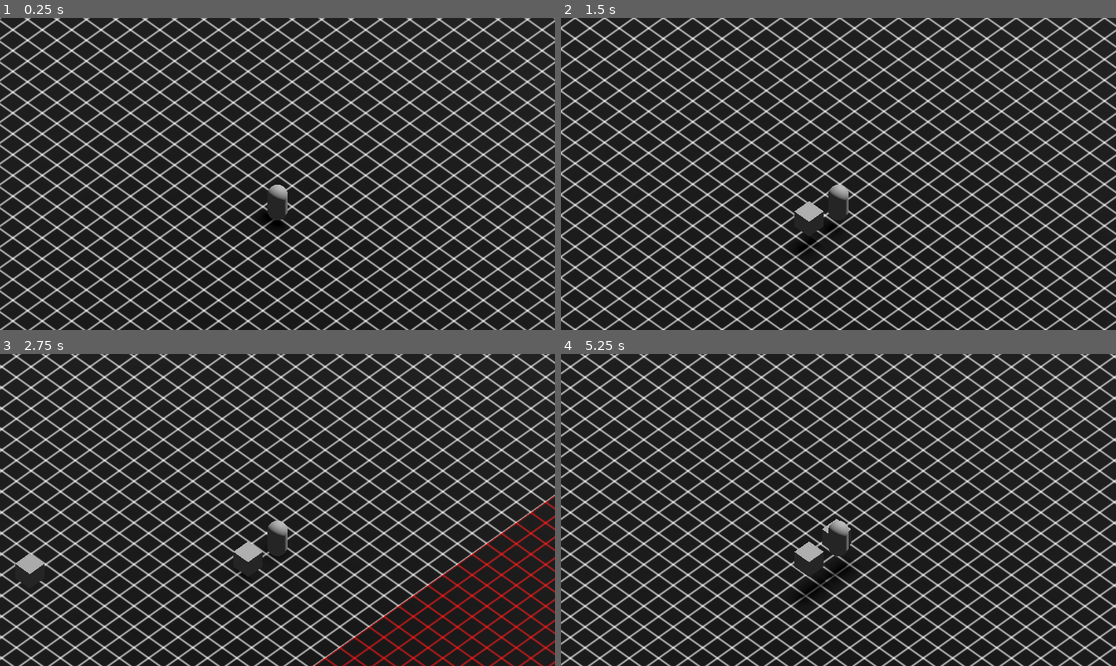
Above: before the commit, frames 1-4 (two rows, left to right).
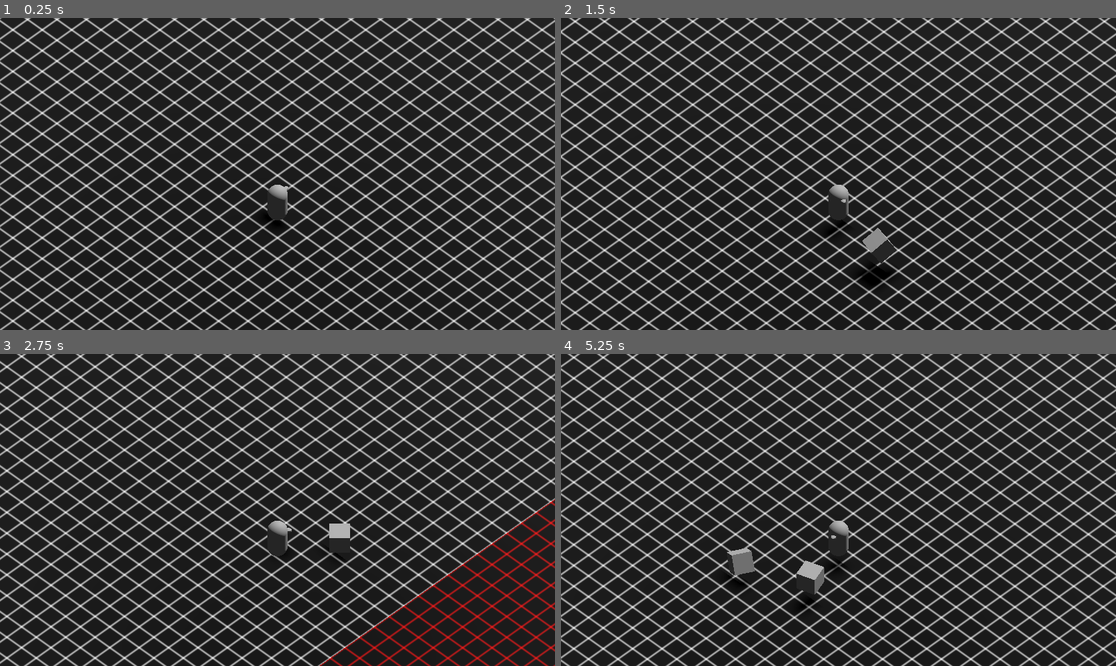
Above: after the commit, the same moments.

Repository: Sprotex/ludum-dare-53
Game: Godot game, scene res://blocks/main_level.tscn
Two runs of this game, one before a commit and one after it. Both use one fixed random seed, a clock stepped at 60 frames per second and the inputs below.
Inputs:
- Up to frame 1 (0.25 s): no input
- Up to frame 2 (1.5 s): tap Enter at 0.5 s; hold D (move_right) 0.53-1.28 s; tap E (box_action) at 0.6, 1.35 s; tap Space (jump) at 0.77 s; hold S (move_down) from 1.28 s (still down)
- Up to frame 3 (2.75 s): tap Space (jump) at 1.52 s; release S (move_down) at 2.03 s; hold D (move_right) from 2.03 s (still down); tap E (box_action) at 2.1 s
- Up to frame 4 (5.25 s): release D (move_right) at 2.78 s; hold W (move_up) 2.78-3.53 s; tap E (box_action) every 0.75 s from 2.85 to 5.1 s; tap Space (jump) at 3.02, 3.77, 4.52 s; hold A (move_left) 3.53-5.03 s; hold S (move_down) from 5.03 s (still down)

The runs differ from the first frame. In frame 1, less than 0.1% of the frame differs, in the area x 51-52%, y 53-56%; in frame 2, 48%; in frame 3, 48%; in frame 4, 48%, in the area x 0-100%, y 0-100%.

Commit message:
align player and carried box to movement
add level camera and rig
add box throwing v1
refactor move input into separate class
add placeholder mesh nose to see orientation
add static random class

Diff:
--- a/blocks/level.gd
+++ b/blocks/level.gd
@@ -2,6 +2,7 @@
 
 @export var player: CharacterBody3D
 @export var boxes: Node3D
+@export var camera: Camera3D
 
 func _on_tree_entered():
 	LevelReference.level = self
--- a/blocks/main_level.tscn
+++ b/blocks/main_level.tscn
@@ -10,10 +10,11 @@
 
 [sub_resource type="WorldBoundaryShape3D" id="WorldBoundaryShape3D_xpx8o"]
 
-[node name="MainLevel" type="Node3D" node_paths=PackedStringArray("player", "boxes")]
+[node name="MainLevel" type="Node3D" node_paths=PackedStringArray("player", "boxes", "camera")]
 script = ExtResource("1_f3xqy")
 player = NodePath("Player")
 boxes = NodePath("Boxes")
+camera = NodePath("CameraRig/Camera3D")
 
 [node name="Static" type="Node3D" parent="."]
 
@@ -69,4 +70,19 @@
 
 [node name="Player" parent="." instance=ExtResource("7_vq8vl")]
 
+[node name="RemoteTransform3D" type="RemoteTransform3D" parent="Player"]
+remote_path = NodePath("../../CameraRig")
+update_rotation = false
+
+[node name="CameraRig" type="Node3D" parent="."]
+transform = Transform3D(1, 0, 0, 0, 1, 0, 0, 0, 1, 0, 1, 0)
+
+[node name="Camera3D" type="Camera3D" parent="CameraRig"]
+transform = Transform3D(0.707107, -0.5, 0.5, 0, 0.707107, 0.707107, -0.707107, -0.5, 0.5, 5, 9, 5)
+doppler_tracking = 1
+projection = 1
+current = true
+fov = 37.8493
+size = 15.0
+
 [connection signal="tree_entered" from="." to="." method="_on_tree_entered"]
--- a/blocks/player/BoxThrower.gd
+++ b/blocks/player/BoxThrower.gd
@@ -1,6 +1,10 @@
 extends Node
 
 @export var box_weilder: BoxWeilder
+@export var throw_power = 5.0
+@export var throw_spin_power = 5.0
+
+@onready var randomizer = RandomNumberGenerator.new()
 
 func throw_box() -> void:
 	var box = box_weilder.get_and_reset_box()
@@ -9,6 +13,8 @@
 	box.get_parent().remove_child(box)
 	LevelReference.level.boxes.add_child(box)
 	box.global_position = box_global_position
+	box.linear_velocity += box_weilder.transform.basis.z * throw_power
+	box.angular_velocity += Random.vector(randomizer) * throw_spin_power
 
 func _process(delta: float) -> void:
 	if not Input.is_action_just_pressed("box_action"):
--- /dev/null
+++ b/blocks/player/MoveInput.gd
@@ -0,0 +1,14 @@
+extends Node
+
+class_name MoveInput
+
+var direction
+var camera_transformed_direction
+
+
+func _process(_delta: float) -> void:
+	direction = Input.get_vector("move_left", "move_right", "move_up", "move_down")
+	var camera = LevelReference.level.camera
+	var right_direction = camera.transform.basis.x
+	var forward_direction = right_direction.cross(Vector3.UP)
+	camera_transformed_direction = direction.x * right_direction + forward_direction * direction.y
--- /dev/null
+++ b/blocks/player/RotationAligner.gd
@@ -0,0 +1,18 @@
+extends Node
+
+@export var move_input: MoveInput
+@export var alignment_speed = 10.0
+@export var body: CharacterBody3D
+
+func _physics_process(delta: float) -> void:
+	var input_direction = move_input.camera_transformed_direction
+	if input_direction == null:
+		return
+	if input_direction.length_squared() <= 0.1:
+		return
+
+	var body_direction = -body.transform.basis.z
+	var angle = body_direction.signed_angle_to(input_direction, Vector3.UP)
+	if abs(angle) > alignment_speed:
+		angle = sign(angle) * alignment_speed
+	body.rotate_y(angle)
--- a/blocks/player/player.tscn
+++ b/blocks/player/player.tscn
@@ -1,7 +1,9 @@
-[gd_scene load_steps=9 format=3 uid="uid://p75r86l51kxp"]
+[gd_scene load_steps=11 format=3 uid="uid://p75r86l51kxp"]
 
+[ext_resource type="Script" path="res://blocks/player/MoveInput.gd" id="1_fancb"]
 [ext_resource type="Script" path="res://blocks/player/walking.gd" id="1_rb7po"]
 [ext_resource type="Script" path="res://blocks/player/BoxWeilder.gd" id="2_nvbw7"]
+[ext_resource type="Script" path="res://blocks/player/RotationAligner.gd" id="3_bksdm"]
 [ext_resource type="Script" path="res://blocks/player/BoxSceneHolder.gd" id="3_rn3dv"]
 [ext_resource type="PackedScene" uid="uid://kjih6718j3jp" path="res://blocks/box/box.tscn" id="4_dpmvk"]
 [ext_resource type="Script" path="res://blocks/player/BoxCreator.gd" id="5_dmfag"]
@@ -14,13 +16,6 @@
 [node name="Player" type="CharacterBody3D"]
 transform = Transform3D(1, 0, 0, 0, 1, 0, 0, 0, 1, 0, 1, 0)
 
-[node name="Camera3D" type="Camera3D" parent="."]
-transform = Transform3D(0.707107, -0.5, 0.5, 0, 0.707107, 0.707107, -0.707107, -0.5, 0.5, 5, 9, 5)
-doppler_tracking = 1
-projection = 1
-fov = 37.8493
-size = 15.0
-
 [node name="CollisionShape3D" type="CollisionShape3D" parent="."]
 shape = SubResource("CapsuleShape3D_6vbtk")
 
@@ -28,16 +23,30 @@
 mesh = SubResource("CapsuleMesh_hsq3r")
 skeleton = NodePath("../..")
 
-[node name="Walking" type="Node" parent="." node_paths=PackedStringArray("body", "camera")]
+[node name="Nose" type="MeshInstance3D" parent="."]
+transform = Transform3D(0.251765, 0, 0, 0, 0.0881899, 0, 0, 0, 0.364906, 0, 0.536, -0.5)
+mesh = SubResource("CapsuleMesh_hsq3r")
+skeleton = NodePath("../..")
+
+[node name="MoveInput" type="Node" parent="."]
+script = ExtResource("1_fancb")
+
+[node name="Walking" type="Node" parent="." node_paths=PackedStringArray("body", "move_input")]
 script = ExtResource("1_rb7po")
 body = NodePath("..")
-camera = NodePath("../Camera3D")
 speed = 15.0
+move_input = NodePath("../MoveInput")
+
+[node name="RotationAligner" type="Node" parent="." node_paths=PackedStringArray("move_input", "body")]
+script = ExtResource("3_bksdm")
+move_input = NodePath("../MoveInput")
+alignment_speed = 0.1
+body = NodePath("..")
 
 [node name="BoxLogic" type="Node3D" parent="."]
 
 [node name="BoxWeilder" type="Node3D" parent="BoxLogic"]
-transform = Transform3D(1, 0, 0, 0, 1, 0, 0, 0, 1, 0, 0, 1)
+transform = Transform3D(1, 0, 0, 0, 1, 0, 0, 0, 1, 0, 0, -1.5)
 script = ExtResource("2_nvbw7")
 
 [node name="BoxSceneHolder" type="Node" parent="BoxLogic"]
--- a/blocks/player/walking.gd
+++ b/blocks/player/walking.gd
@@ -1,9 +1,9 @@
 extends Node
 
 @export var body: CharacterBody3D
-@export var camera: Camera3D
 @export var speed := 5.0
 @export var jump_velocity := 4.5
+@export var move_input: MoveInput
 
 # Get the gravity from the project settings to be synced with RigidBody nodes.
 var gravity = ProjectSettings.get_setting("physics/3d/default_gravity")
@@ -19,11 +19,9 @@
 func _physics_process(delta: float) -> void:
 	_handle_gravity(delta)
 	_handle_jump(delta)
-	var input_direction = Input.get_vector("move_left", "move_right", "move_up", "move_down")
-	var right_direction = camera.transform.basis.x
-	var forward_direction = right_direction.cross(Vector3.UP)
-	var direction = (input_direction.x * right_direction + forward_direction * input_direction.y).normalized()
+	var direction = move_input.camera_transformed_direction
 	if direction:
+		direction = direction.normalized()
 		body.velocity.x = direction.x * speed
 		body.velocity.z = direction.z * speed
 	else:
--- /dev/null
+++ b/blocks/static_scripts/random.gd
@@ -0,0 +1,7 @@
+extends Node
+
+class_name Random
+
+static func vector(randomizer: RandomNumberGenerator) -> Vector3:
+	var result = Vector3(randomizer.randf(), randomizer.randf(), randomizer.randf())
+	return result
